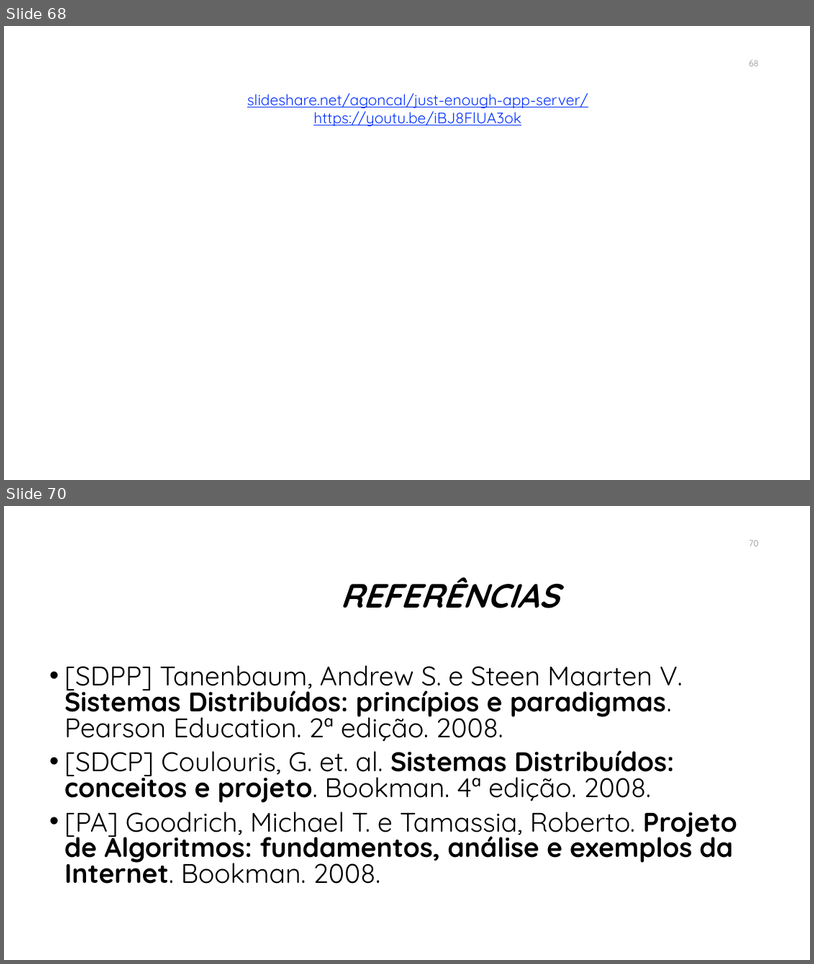
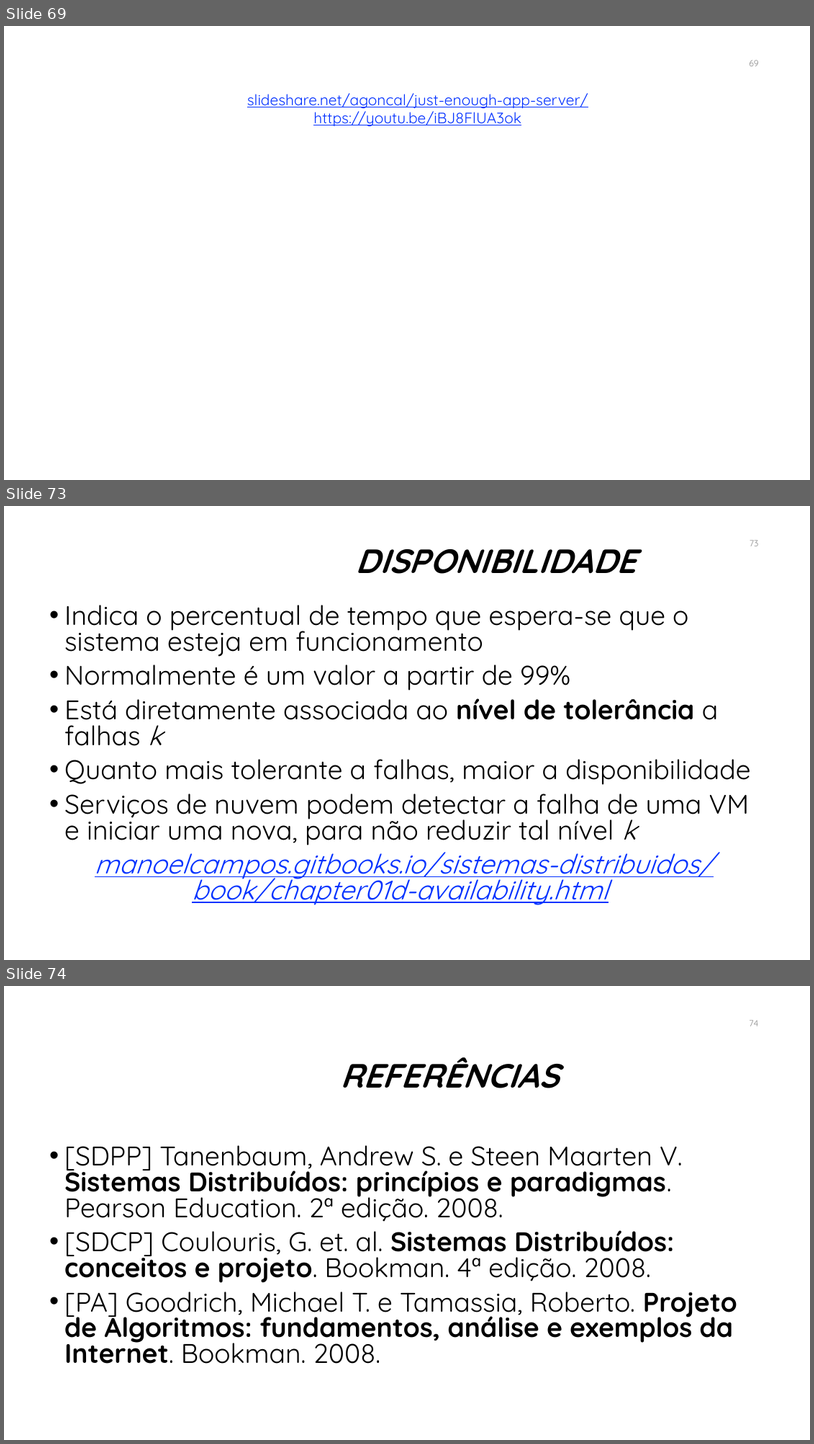
Before and after one commit to manoelcampos/sistemas-distribuidos, a slide deck: introducao-sd.pptx. Shown one above the other, each under a label of ours: slides 68 and 70 before the commit, slides 69, 73 and 74 after it; the slides between them are not shown. The pictures are 814x964 and 814x1444 pixels, drawn with LibreOffice and Linux fonts; fonts in the diff are those of the drawing; background and template pictures are left out. Boxes give left, top, right and bottom in pixels: in the first picture for what was removed or moved away, otherwise in the second. Text is boxed around its words. In the diff, an @@ line names an element or a change of style, - is before the commit and + after.

```diff
--- a/introducao-sd.pptx
+++ b/introducao-sd.pptx
@@ slide 73 added at box(4, 506, 810, 960), background #FFFFFF @@
@@ page number added at box(750, 540, 759, 546), 10.5 pt, text #8C8C8C @@
+73
@@ title added at box(356, 549, 637, 574), 40 pt, text #000000, bold, italic @@
+DISPONIBILIDADE
@@ text added at box(64, 605, 751, 905), 32 pt, text #000000 @@
+• Indica o percentual de tempo que espera-se que o sistema esteja em funcionamento
+• Normalmente é um valor a partir de 99%
+• Está diretamente associada ao nível de tolerância a falhas k
+• Quanto mais tolerante a falhas, maior a disponibilidade
+• Serviços de nuvem podem detectar a falha de uma VM e iniciar uma nova, para não reduzir tal nível k
+manoelcampos.gitbooks.io/sistemas-distribuidos/book/chapter01d-availability.html
@@ what was slide 68 is now slide 69 @@
@@ what was slide 70 is now slide 74 @@
@@ page number at box(749, 1020, 759, 1026): text changed @@
-70
+74
```
Also in this commit, not shown: 9 slides changed, 4 other slides added, 1 slide removed, 3 other files.
